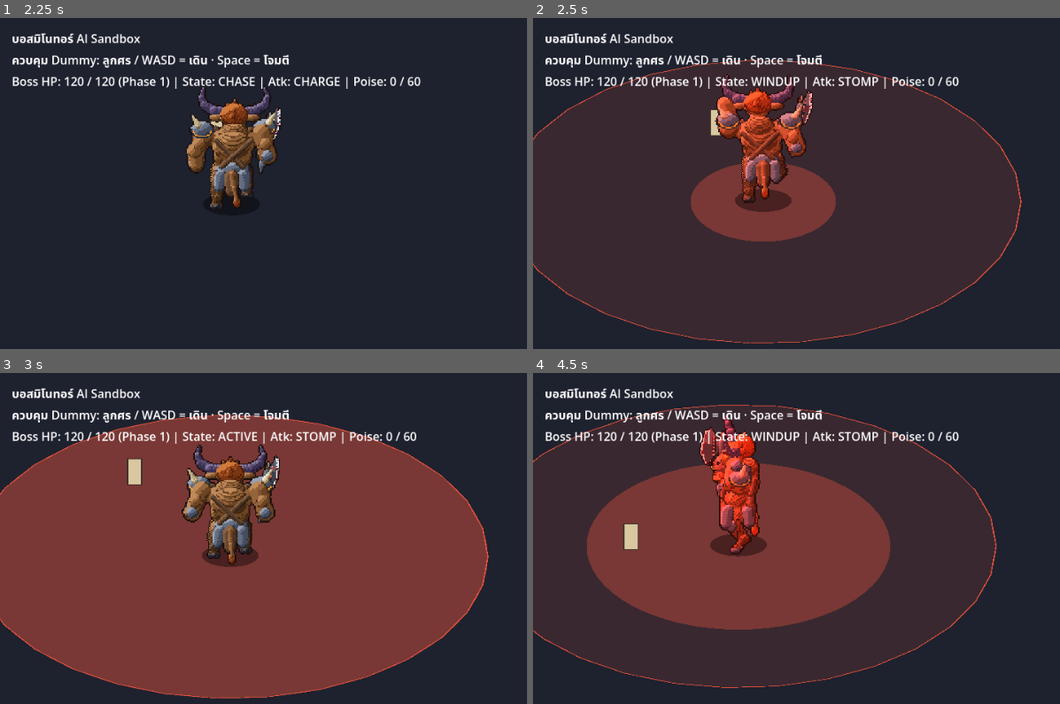
Above: before the commit, frames 1-4 (two rows, left to right).
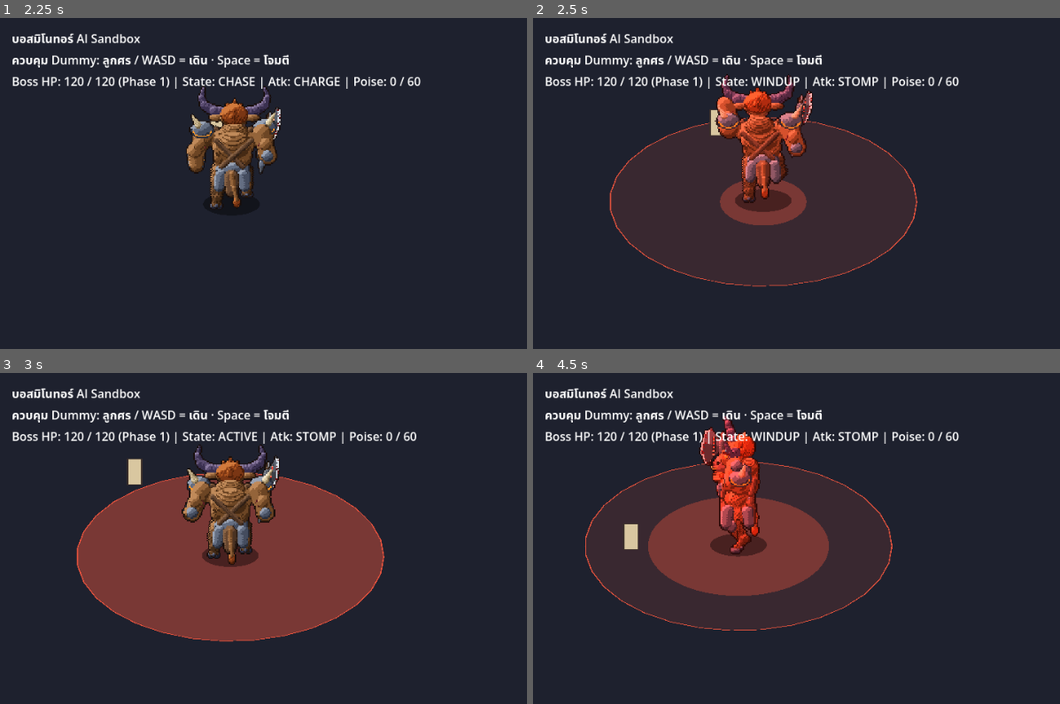
Above: after the commit, the same moments.

Repository: Firstyjps/duo-game
Game: Godot game, scene res://systems/enemy/boss_minotaur/debug/minotaur_sandbox.tscn
The game is run twice, just before and just after one commit, with the same random seed, the same clock (stepped at 60 frames per second) and the same inputs. The project has no main scene, so this scene is started directly.
Inputs (mouse positions are in pixels of both pictures, inside the frame that each line leads up to):
- Up to frame 1 (2.25 s): tap Enter (ui_accept) at 0.5, 0.77 s; move the mouse to (321, 296) at 0.52 s; hold Up (ui_up) 0.53-1.25 s; tap Z at 0.6 s; click (321, 296) at 0.67 s; drag from (outside the picture) to (237, 130) at 1.27 s; move the mouse to (142, 157) at 2.02 s; hold Left (ui_left) from 2.03 s (still down); hold Shift from 2.03 s (still down)
- Up to frame 2 (2.5 s): keep holding Left (ui_left); keep holding Shift
- Up to frame 3 (3 s): release Left (ui_left) at 2.75 s; release Shift at 2.75 s; drag from (389, 571) to (147, 482) at 2.77 s
- Up to frame 4 (4.5 s): tap Enter (ui_accept) at 3.5, 3.77 s; move the mouse to (780, 472) at 3.52 s; hold Down (ui_down) 3.53-4.25 s; hold R 3.53-4.25 s; drag from (1044, 551) to (738, 512) at 4.27 s

Frame 1 is identical in both runs. In frame 2, 42% of the frame differs, in the area x 0-93%, y 12-99%; in frame 3, 40%; in frame 4, 51%, in the area x 0-89%, y 9-96%.

Commit message:
[enemy] มิโนทอร์: รัศมีกระทืบไม่ขยายเกินจริง (stomp_reach ไม่เขียนทับ @export) · เอา REPORT.md ออก (#44)
Co-Authored-By: Claude Opus 5.5 <noreply@anthropic.com>

Diff:
--- a/game/systems/enemy/boss_minotaur/boss_minotaur.gd
+++ b/game/systems/enemy/boss_minotaur/boss_minotaur.gd
@@ -101,6 +101,8 @@
 @export var stomp_knockback: float = 300.0
 @export var stomp_stagger: float = 45.0
 @export var stomp_radius: float = 120.0
+## เผื่อระยะ Hurtbox ผู้เล่นที่อยู่สูงกว่าเท้า (~22 px) — รัศมีจริงไม่น้อยกว่า mid_attack_range + ค่านี้
+@export var stomp_reach_margin: float = 20.0
 
 @export_group("Leap Attack")
 @export var leap_damage: int = 22
@@ -195,9 +197,6 @@
 		_hit_poly = ConvexPolygonShape2D.new()
 	hitbox_shape.shape = _hit_circle
 
-	var sq: float = telegraph_marker.squash if telegraph_marker != null else 0.55
-	if stomp_radius * sq < mid_attack_range + 10.0:
-		stomp_radius = (mid_attack_range + 10.0) / sq
 	var charge_hit_reach: float = 18.0 + 26.0
 	if charge_speed * charge_duration + charge_hit_reach < far_attack_range:
 		charge_speed = (far_attack_range - charge_hit_reach) / maxf(charge_duration, 0.01)
@@ -264,6 +263,11 @@
 	return []
 
 
+## รัศมีกระทืบจริง (หน่วยระยะวงรีเดียวกับที่ AI ใช้เลือกท่า) — ไม่เขียนทับค่า @export
+func stomp_reach() -> float:
+	return maxf(stomp_radius, mid_attack_range + stomp_reach_margin)
+
+
 func get_attack_reach(atk: AttackType) -> float:
 	var sq: float = telegraph_marker.squash if telegraph_marker != null else 0.55
 	match atk:
@@ -274,7 +278,7 @@
 		AttackType.RISING:
 			return 36.0 + 34.0
 		AttackType.STOMP:
-			return stomp_radius * sq
+			return stomp_reach()
 		AttackType.CHARGE:
 			return charge_speed * charge_duration + 18.0 + 26.0
 		AttackType.LEAP:
@@ -597,7 +601,7 @@
 			hitbox.knockback_force = stomp_knockback
 			hitbox.stagger = stomp_stagger
 			hitbox_shape.position = Vector2.ZERO
-			_hit_circle.radius = stomp_radius
+			_hit_circle.radius = stomp_reach()
 		AttackType.LEAP:
 			hitbox_shape.shape = _hit_circle
 			hitbox_shape.scale = Vector2(1.0, marker_squash)
@@ -662,7 +666,7 @@
 					telegraph_marker.show_at(_leap_to)
 			elif current_attack == AttackType.STOMP:
 				if telegraph_marker:
-					telegraph_marker.radius = stomp_radius
+					telegraph_marker.radius = stomp_reach()
 					telegraph_marker.show_at(global_position)
 
 			var tele_col: int = ATTACK_COLS[current_attack]["tele"]
--- a/game/tests/test_enemy_boss_minotaur.gd
+++ b/game/tests/test_enemy_boss_minotaur.gd
@@ -841,3 +841,14 @@
 	boss.free()
 	def_hurtbox.free()
 	return ok
+
+
+## setup() ไม่เขียนทับ stomp_radius · รัศมีจริงครอบระยะที่ AI เลือกกระทืบ + เผื่อ hurtbox · แต่ไม่ใหญ่จนถึงระยะไกล
+func test_stomp_reach_not_inflated() -> bool:
+	var boss: BossMinotaur = _spawn()
+	var export_kept: bool = is_equal_approx(boss.stomp_radius, 120.0)
+	var reach: float = boss.stomp_reach()
+	var covers: bool = reach >= boss.mid_attack_range + boss.stomp_reach_margin
+	var not_huge: bool = reach < 200.0 and boss.get_attack_reach(BossMinotaur.AttackType.STOMP) == reach
+	boss.free()
+	return export_kept and covers and not_huge
Not shown, removed: REPORT.md
